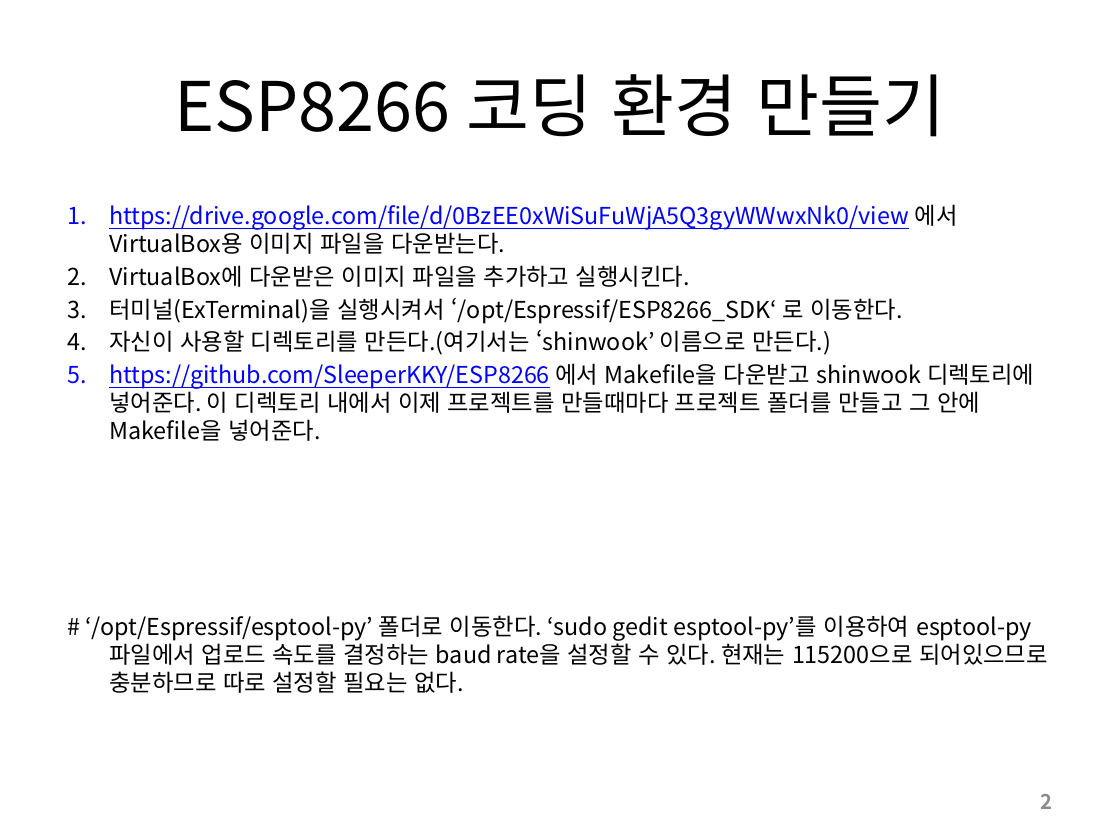
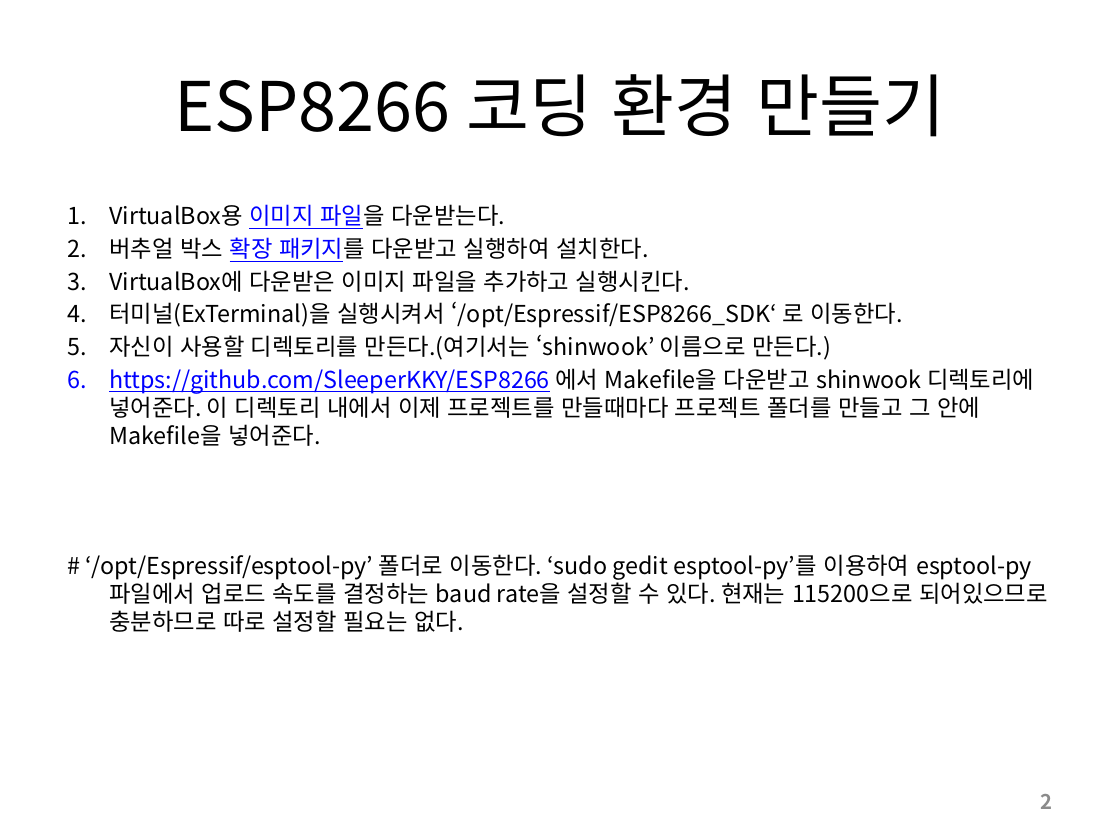
Before and after one commit to SleeperKKY/ESP8266, a slide deck: slide 2 of ESP8266 Direct Coding.pptx. Drawn at 1120x840 pixels with LibreOffice and Linux fonts; fonts in the diff are those of the drawing. Boxes give left, top, right and bottom in pixels: in the first picture for what was removed or moved away, otherwise in the second. Text is boxed around its words. In the diff, an @@ line names an element or a change of style, - is before the commit and + after.

```diff
--- a/ESP8266 Direct Coding.pptx
+++ b/ESP8266 Direct Coding.pptx
@@ text at [109,204,648,262]: text changed; text colour #0000FF to #000000 @@
-1. https://drive.google.com/file/d/0BzEE0xWiSuFuWjA5Q3gyWWwxNk0/view 에서 VirtualBox용 이미지 파일을 다운받는다.
+1. VirtualBox용 이미지 파일을 다운받는다.
+2. 버추얼 박스 확장 패키지를 다운받고 실행하여 설치한다.
```
Also in this commit, not shown: 5 other slides changed, 2 slides added.
